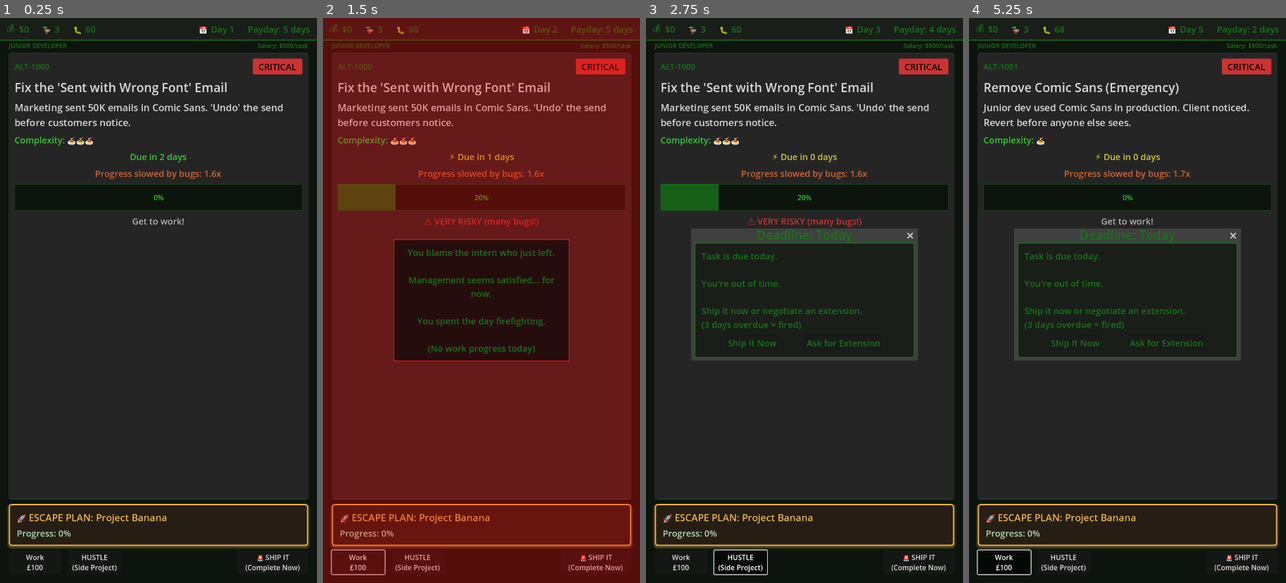
Above: before the commit, frames 1-4 (left to right).
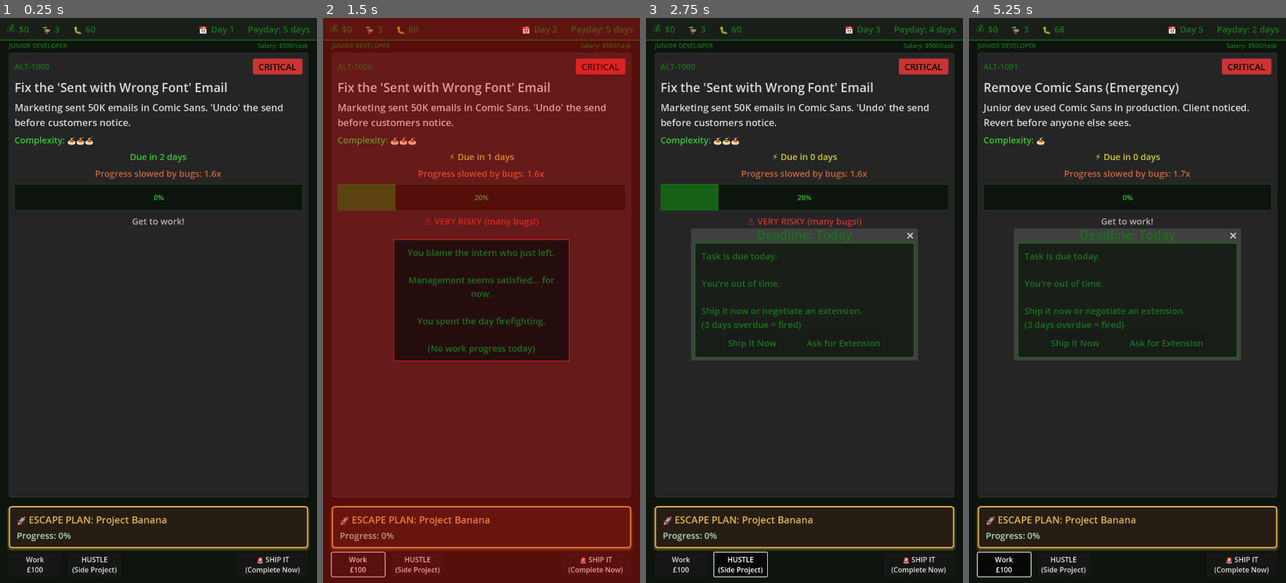
Above: after the commit, the same moments.

Repository: lmchoi/alt-f-this
Game: Godot game, scene res://scenes/game_ui.tscn
Two runs of this game, one before a commit and one after it. Both use one fixed random seed, a clock stepped at 60 frames per second and the inputs below.
Inputs:
- Up to frame 1 (0.25 s): no input
- Up to frame 2 (1.5 s): click "Work £100" at 0.5 s; click "The intern we just let go." at 1.25 s
- Up to frame 3 (2.75 s): click "HUSTLE (Side Project)" at 2 s
- Up to frame 4 (5.25 s): click "🚨 SHIP IT (Complete Now)" at 2.75 s; click "Ship It Now" at 3.5 s; click "The intern we just let go." at 4.25 s; click "Work £100" at 5 s

The runs differ from the first frame. In frame 1, 2.8% of the frame differs, in the area x 2-98%, y 84-99%; in frame 2, 2.6%; in frame 3, 3.0%; in frame 4, 3.0%.

Commit message:
Add spacing around escape plan and buttons
- Escape panel: top 10px, bottom 5px (separation from task/buttons)
- Button margin: top 5px, bottom 15px (less aggressive margins)

Prevents escape panel from sitting flush against buttons.

🤖 Generated with [Claude Code](https://claude.com/claude-code)

Co-Authored-By: Claude <noreply@anthropic.com>

Diff:
--- a/scenes/game_ui.tscn
+++ b/scenes/game_ui.tscn
@@ -52,9 +52,9 @@
 [node name="SideProjectMargin" type="MarginContainer" parent="VBoxContainer"]
 layout_mode = 2
 theme_override_constants/margin_left = 20
-theme_override_constants/margin_top = 0
+theme_override_constants/margin_top = 10
 theme_override_constants/margin_right = 20
-theme_override_constants/margin_bottom = 0
+theme_override_constants/margin_bottom = 5
 
 [node name="SideProjectPanel" parent="VBoxContainer/SideProjectMargin" instance=ExtResource("4_sideproject")]
 layout_mode = 2
@@ -62,9 +62,9 @@
 [node name="ActionButtonsMargin" type="MarginContainer" parent="VBoxContainer"]
 layout_mode = 2
 theme_override_constants/margin_left = 20
-theme_override_constants/margin_top = 10
+theme_override_constants/margin_top = 5
 theme_override_constants/margin_right = 20
-theme_override_constants/margin_bottom = 20
+theme_override_constants/margin_bottom = 15
 
 [node name="ActionButtons" type="HBoxContainer" parent="VBoxContainer/ActionButtonsMargin"]
 layout_mode = 2
